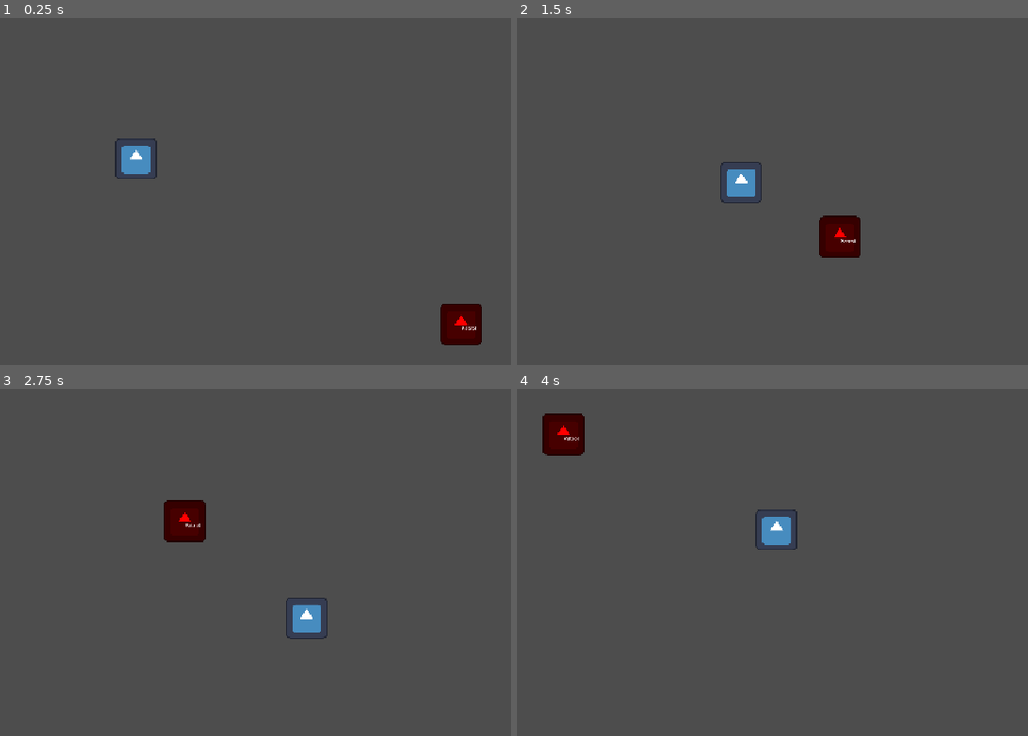
Above: before the commit, frames 1-4 (two rows, left to right).
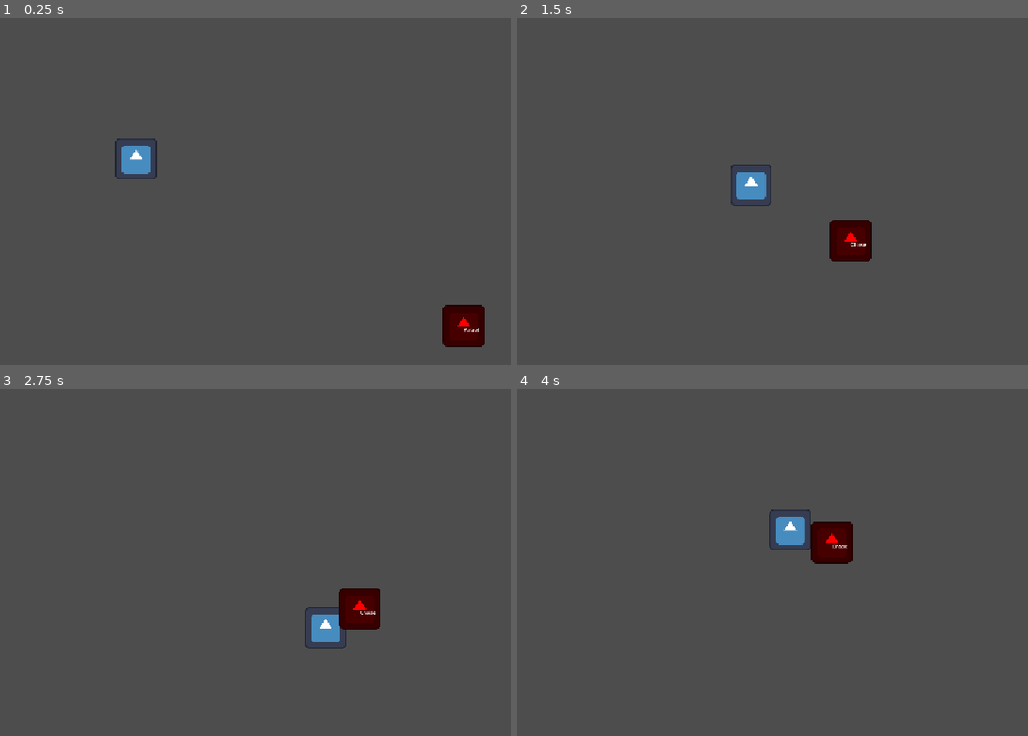
Above: after the commit, the same moments.

Repository: davidantunes23/dj_prototype
Game: Godot game, scene res://scenes/bicho_papao/AITestArena.tscn
The game is run twice, just before and just after one commit, with the same random seed, the same clock (stepped at 60 frames per second) and the same inputs. The project has no main scene, so this scene is started directly. The engine's default icon, where the game draws it, is replaced by a stand-in: a white triangle on a blue panel in a dark square.
Inputs:
- Up to frame 1 (0.25 s): no input
- Up to frame 2 (1.5 s): hold Right (ui_right) 0.53-1.28 s; hold Down (ui_down) from 1.28 s (still down)
- Up to frame 3 (2.75 s): release Down (ui_down) at 2.03 s; hold Right (ui_right) from 2.03 s (still down)
- Up to frame 4 (4 s): release Right (ui_right) at 2.78 s; hold Up (ui_up) 2.78-3.53 s; hold Left (ui_left) from 3.53 s (still down)

The runs differ from the first frame. In frame 1, 0.2% of the frame differs, in the area x 86-95%, y 82-95%; in frame 2, 1.4%; in frame 3, 2.8%, in the area x 32-75%, y 31-75%; in frame 4, 2.6%.

Commit message:
fix bicho papao's chase mode

Diff:
--- a/scenes/bicho_papao/AITestArena.tscn
+++ b/scenes/bicho_papao/AITestArena.tscn
@@ -51,9 +51,7 @@
 [node name="PlaceholderPlayer" type="CharacterBody2D" parent="." unique_id=882424311 groups=["player"]]
 position = Vector2(312, 240)
 collision_layer = 2
-collision_mask = 3
 script = ExtResource("1_6mklk")
-speed = 180.0
 metadata/_edit_group_ = true
 
 [node name="Sprite2D" type="Sprite2D" parent="PlaceholderPlayer" unique_id=1685408851]
--- a/scenes/bicho_papao/bicho_papao.tscn
+++ b/scenes/bicho_papao/bicho_papao.tscn
@@ -13,8 +13,10 @@
 radius = 590.0415
 
 [node name="BichoPapao" type="CharacterBody2D" unique_id=1463987459]
+collision_layer = 4
+collision_mask = 3
 script = ExtResource("1_j0q6a")
-speed = 200.0
+chase_speed = 220.0
 
 [node name="Sprite2D" type="Sprite2D" parent="." unique_id=214685243]
 modulate = Color(1, 0, 0, 1)
@@ -26,14 +28,14 @@
 [node name="NavigationAgent2D" type="NavigationAgent2D" parent="." unique_id=1868315761]
 
 [node name="VisionArea" type="Area2D" parent="." unique_id=1630113369]
-collision_layer = 2
-collision_mask = 3
+collision_mask = 2
 
 [node name="CollisionShape2D" type="CollisionShape2D" parent="VisionArea" unique_id=607787583]
 shape = SubResource("CircleShape2D_nklks")
 debug_color = Color(0.7, 0.23799998, 0.23799998, 0.41960785)
 
 [node name="LineOfSightRay" type="RayCast2D" parent="." unique_id=1943849056]
+collision_mask = 3
 
 [node name="StateMachine" type="Node" parent="." unique_id=1255647102 node_paths=PackedStringArray("initial_state")]
 script = ExtResource("3_fryms")
--- a/scripts/bicho_papao/bicho_papao.gd
+++ b/scripts/bicho_papao/bicho_papao.gd
@@ -1,8 +1,8 @@
 extends CharacterBody2D
 
 @export_group("Movement")
-@export var speed: float = 120.0
-@export var chase_speed: float = 180.0
+@export var speed: float = 180.0
+@export var chase_speed: float = 200.0
 
 @export_group("Patrol")
 @export var patrol_points: Array[NodePath] = []
